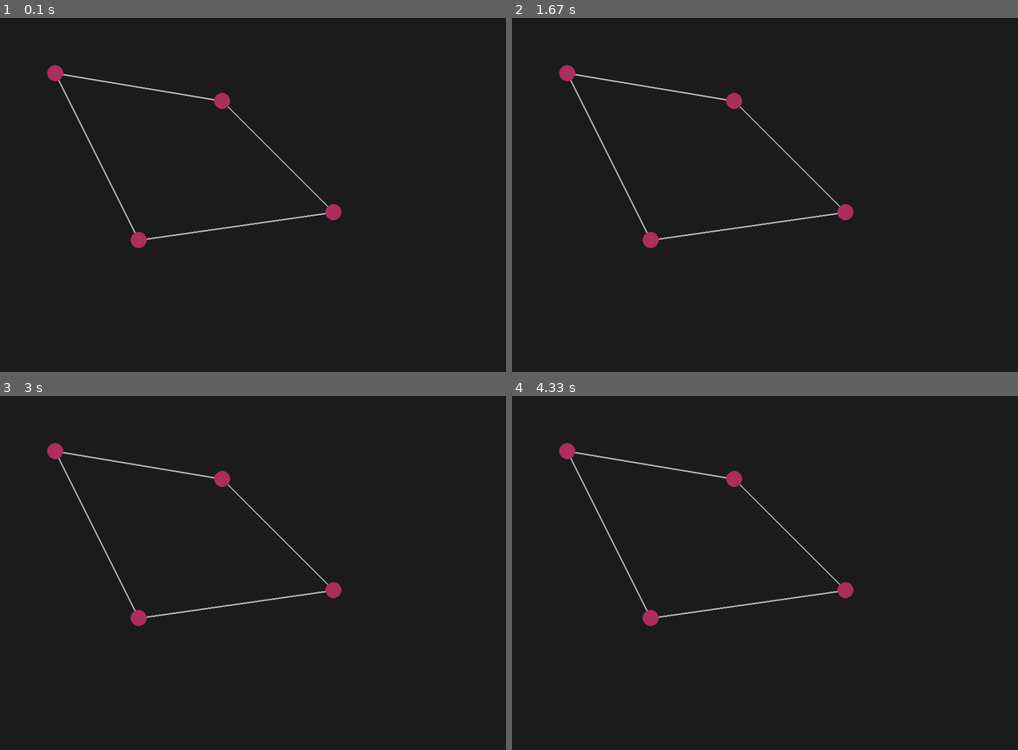
Above: before the commit, frames 1-4 (two rows, left to right).
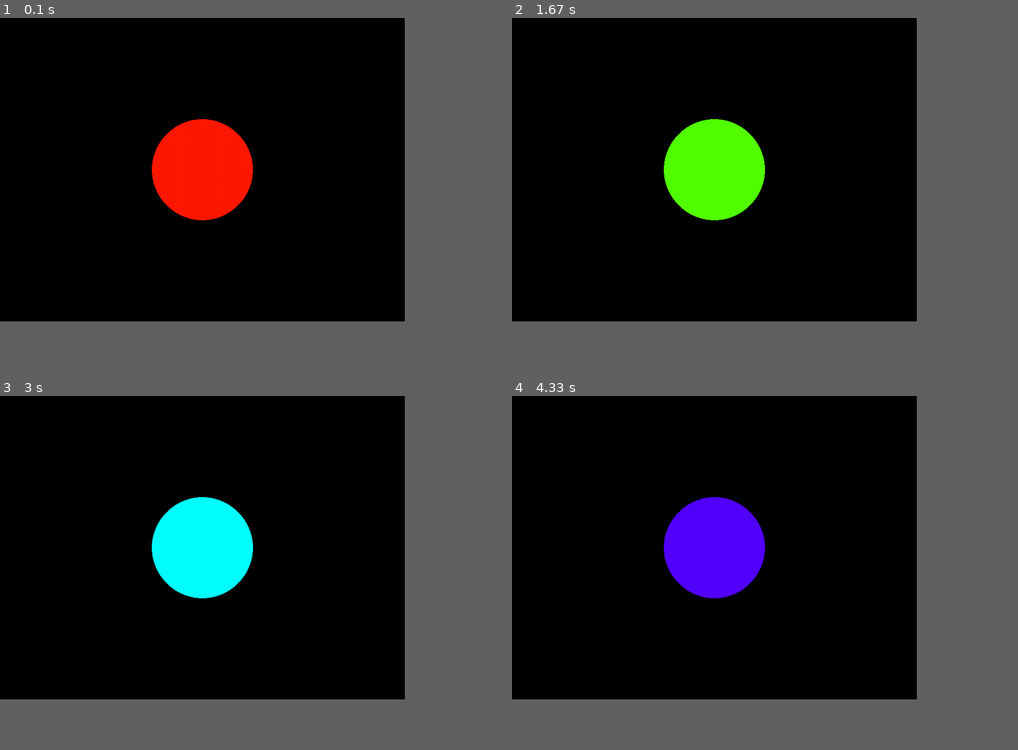
Above: after the commit, the same moments.

Repository: alcristo/Fly-in
Game: pygame game, started from pygame_test.py
Same seed, same stepped clock (60 frames per second), same inputs: the game is played once before the commit and once after it.
Inputs:
- Up to frame 1 (0.1 s): no input
- Up to frame 2 (1.67 s): no input
- Up to frame 3 (3 s): no input
- Up to frame 4 (4.33 s): no input
In our replay, the window is 900x630 before the commit and 720x540 after it. These sizes can differ from the game's own. Grey fills any space a smaller window leaves; there, only what the larger window draws over its background counts as a difference.

The runs differ from the first frame. In frame 1, 69% of the frame differs, in the area x 0-80%, y 0-86%; in frame 2, 69%; in frame 3, 69%; in frame 4, 69%.

Commit message:
enhanced parsing

Diff:
--- a/classes.py
+++ b/classes.py
@@ -1,6 +1,7 @@
+from .pygame_test import rainbow
 from pydantic import BaseModel, Field, model_validator, ValidationError
 import pygame
-# import sys
+import sys
 
 
 class ParsingError(Exception):
@@ -48,6 +49,12 @@
     coords1: tuple[int, int] = Field(...)
     coords2: tuple[int, int] = Field(...)
     capacity: int = Field(gt=0, default=1)
+
+    @model_validator(mode="after")
+    def validate_name(self):
+        if self.id.find(" ") >= 0 or self.id.find("-") >= 0:
+            raise ValidationError(f"invalid name: {self.id}")
+        return self
 
     @model_validator(mode="after")
     def validate_hubs(self):
@@ -91,7 +98,7 @@
         self.connections.append(new)
 
     def get_hub(self, name: str) -> Hub:
-        for coords, hub in self.hubs:
+        for hub in self.hubs.values():
             if hub.id == name:
                 return (hub)
         else:
@@ -100,31 +107,39 @@
 
 class Screen(pygame.Surface):
     def __init__(self, w: int, h: int, level: Map):
-        super().self.__init__(w, h)
+        super().__init__((w, h))
         self.map: Map = level
         self.cam_x: float = 0
         self.cam_y: float = 0
         self.zoom: float = 1.0
-        self.mouse_x: float, self.mouse_y: float = pygame.mouse.get_position()
-        self.world_x: float = mouse_x / zoom + cam_x
-        self.world_y: float = mouse_y / zoom + cam_y
+        self.mouse_x, self.mouse_y = pygame.mouse.get_pos()
+        self.world_x: float = self.mouse_x / self.zoom + self.cam_x
+        self.world_y: float = self.mouse_y / self.zoom + self.cam_y
         self.drag: bool = False
 
     def draw(self, scale: int) -> None:
-        for way in self.connections:
-            hub1 = self.get_hub(way.hub1)
-            hub2 = self.get_hub(way.hub2)
-
-    def pan(self)
-
-    def zoom(self, mul: float)
-
-
-"""
+        for way in self.map.connections:
+            hub1 = self.map.get_hub(way.hub1)
+            hub2 = self.map.get_hub(way.hub2)
+            pygame.draw.line(self, "white", hub1.coords, hub2.coords, 4)
+            pygame.draw.line(self, "black", hub1.coords, hub2.coords, 2)
+        rb = rainbow()
+        for hub in self.map.hubs.values():
+            if (hub.color.lower() == "rainbow"):
+                pygame.draw.circle(self, rb(2), hub.coords, 10)
+            else:
+                pygame.draw.circle(self, hub.color.lower(), hub.coords, 10)
+            pygame.draw.circle(self, "black", hub.coords, 10, 2)
+
+    """def pan(self)
+
+    def zoom(self, mul: float)"""
+
+
 class Parser:
 
-    @staticmethod
-    def parse(map: str) -> None:
+    def __init__(self, map: str) -> None:
+        # Open the map file
         try:
             with open(map) as f:
                 txt = f.read().strip()
@@ -139,7 +154,10 @@
             print(e)
             sys.exit()
 
-        try:
+        # Check existence of nb_drones, hubs and connections
+        try:
+            if valid[0][0].lower() != "nb_drones":
+                raise ParsingError("Number of drones is not defined")
             for i in valid:
                 if i[0].lower() == "nb_drones":
                     break
@@ -159,7 +177,8 @@
             print(e)
             sys.exit()
 
-        hubs, connections = [], []
+        # Save the hubs and connections
+        self.hubs, self.connections = [], []
         try:
             for i in valid:
                 if i[0].lower() == "nb_drones":
@@ -167,17 +186,17 @@
                     assert nb > 0 and nb < 1000
                 elif i[0].lower().find("hub") >= 0:
                     lst = i[1].strip().split(' ')
-                    hub = {
+                    hub: dict[str, str] = {
                         "id": lst[0],
-                        "x": int(lst[1]),
-                        "y": int(lst[2]),
+                        "x": lst[1],
+                        "y": lst[2],
                         "attr": ' '.join(lst[3:]).lstrip('[').rstrip(']')
                     }
                     if hub["attr"] == "":
                         hub.pop("attr")
                     if hub["id"].find("-") >= 0:
                         raise ParsingError(f"Invalid name for zone: {hub['id']}")
-                    hubs.append(hub)
+                    self.hubs.append(hub)
                 elif i[0].lower() == "connection":
                     lst = i[1].strip().split(' ')
                     hubs = lst[0].strip().split('-')
@@ -193,13 +212,13 @@
                         raise ParsingError(f"Hub {connection['hub1']} not defined")
                     if connection["hub2"] not in ids:
                         raise ParsingError(f"Hub {connection['hub2']} not defined")
-                    if connection in connections or {
+                    if connection in self.connections or {
                         "hub1": connection["hub2"], "hub2": connection["hub1"]
-                    } in connections:
+                    } in self.connections:
                         raise ParsingError(f"Duplicated connection: {connection}")
                     if connection["attr"] == "":
                         connection.pop("attr")
-                    connections.append(connection)
+                    self.connections.append(connection)
             for i in hubs:
                 if i["id"].find("start") >= 0:
                     break
@@ -265,4 +284,3 @@
         self._map = map
         self._drones = [Drone]
         self._start = self._map._hubs
-"""
--- a/pygame_test.py
+++ b/pygame_test.py
@@ -30,14 +30,14 @@
 
 
 def main() -> None:
-    """# pygame setup
+    # pygame setup
     pygame.init()
     screen = pygame.display.set_mode((800, 600))
     pygame.display.set_caption("Fly-in")
     clock = pygame.time.Clock()
     my_font = pygame.font.Font(None, 64)
     running = True
-    hub = pygame.image.load("graphics/hub.png")
+    # hub = pygame.image.load("graphics/hub.png")
     ground = pygame.Surface((800,600))
     ground.fill("purple")
     next_color = rainbow()
@@ -68,8 +68,9 @@
 
         clock.tick(30) # limits FPS to 30
 
-    pygame.quit()"""
-
+    pygame.quit()
+
+"""
     pygame.init()
 
     WIDTH, HEIGHT = 1000, 700
@@ -197,6 +198,7 @@
         clock.tick(60)
 
     pygame.quit()
+"""
 
 
 if __name__ == "__main__":
Not shown, changed: fly-in-test.ipynb
